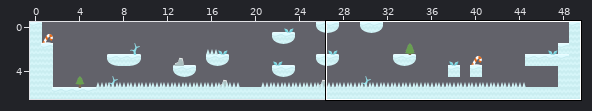
Tiled map -- Final Lab/snow_map.tmx. Above: a wide view before the commit, with the close-up outlined.
Close-up. Before:
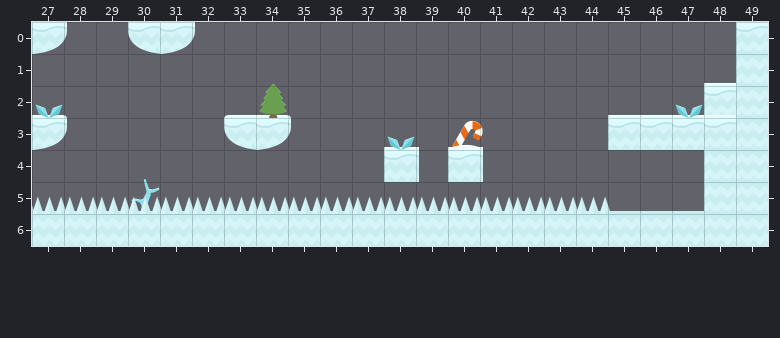
Cells are 64x64 px. Shown: x 27..49, y 0..6. Not drawn, because the pictures are missing: unchanged layer "Coins".
Once edited:
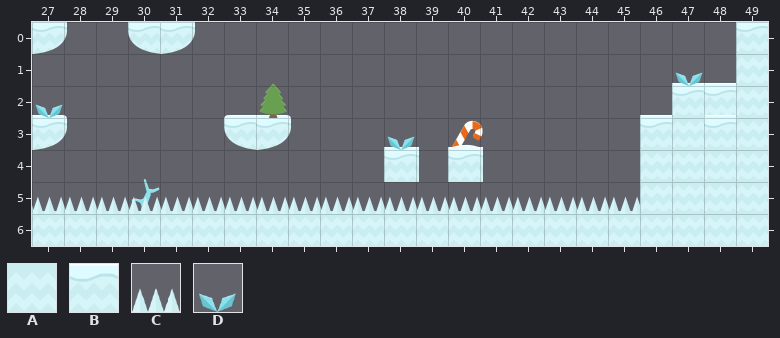
Key: from "my_tileset": A 1 "tundraCenter", B 4 "tundraMid", C 6 "spikesBottom", D 10 "plantAlt".
_ is an empty cell.
What changed:
{"where": "layer \"Platforms\""}
{"y":2,"x":47,"old":"_","new":"B"}
{"y":3,"x":45,"old":"B","new":"_"}
{"y":3,"x":47,"old":"B","new":"A"}
{"y":4,"x":46,"old":"__","new":"AA"}
{"y":5,"x":46,"old":"__","new":"AA"}
{"where": "layer \"Background\""}
{"y":1,"x":47,"old":"_","new":"D"}
{"y":2,"x":47,"old":"D","new":"_"}
{"where": "layer \"Spikes\""}
{"y":5,"x":45,"old":"_","new":"C"}
{"label":"changed","picture_box":[608,72,704,214]}
